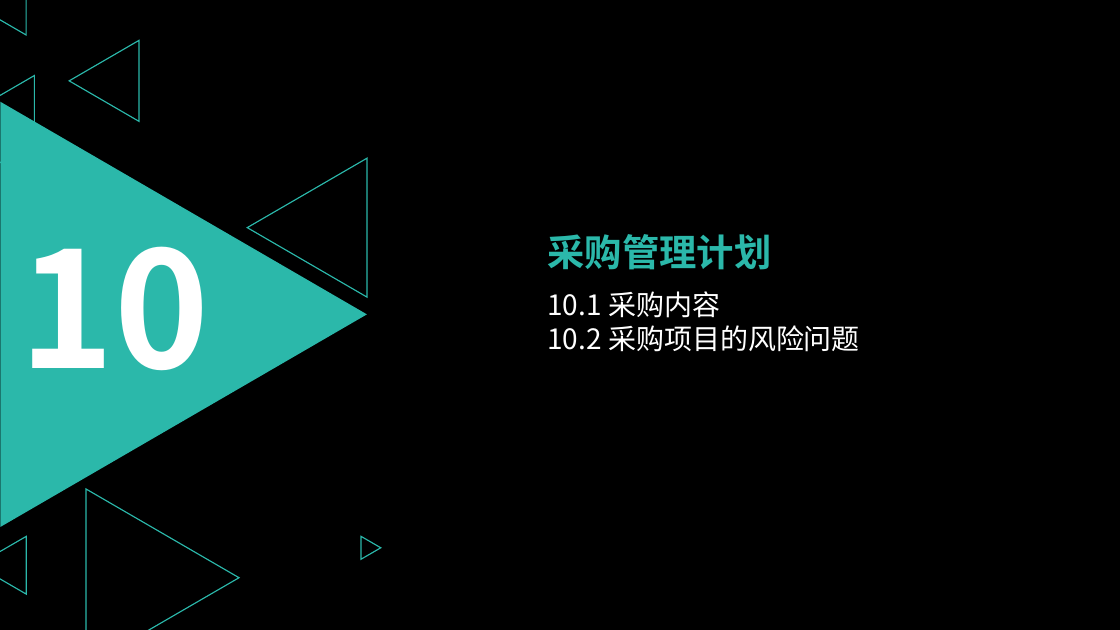
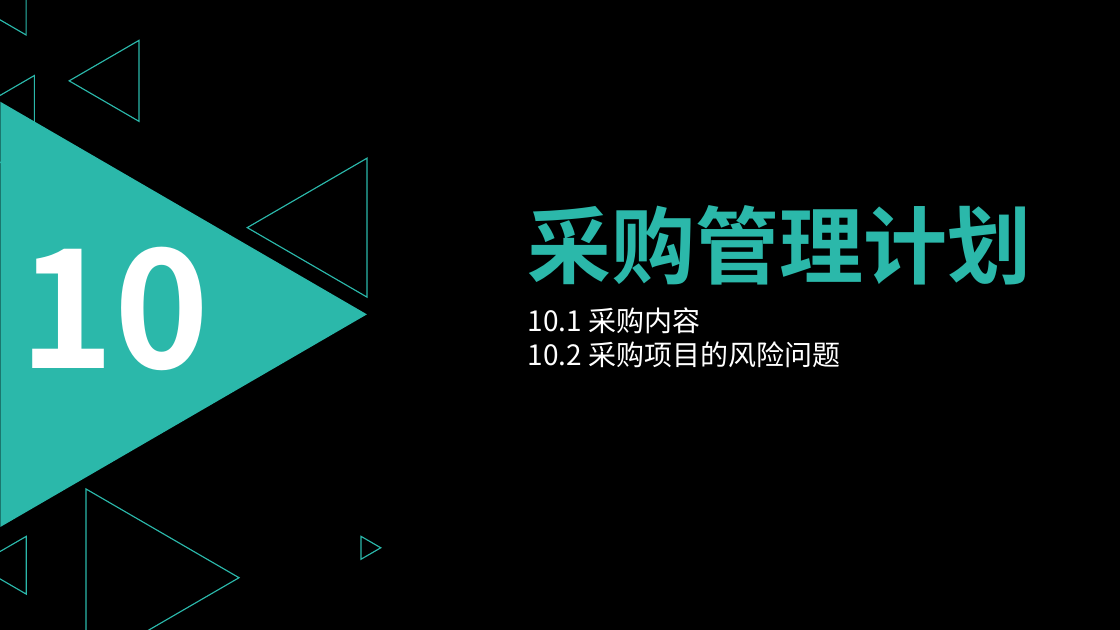
Before and after one commit to PRD2018-G03/PRD2018-G03-SoftwareEngineeringProject, a slide deck: slide 97 of 非受控文档/1_沈启航/PPT/需求项目工程计划评审PPT.pptx (slide 103 before the commit). Drawn at 1120x630 pixels with LibreOffice and Linux fonts; fonts in the diff are those of the drawing. Boxes give left, top, right and bottom in pixels: in the first picture for what was removed or moved away, otherwise in the second. Text is boxed around its words. In the diff, an @@ line names an element or a change of style, - is before the commit and + after.

```diff
--- a/非受控文档/1_沈启航/PPT/需求项目工程计划评审PPT.pptx
+++ b/非受控文档/1_沈启航/PPT/需求项目工程计划评审PPT.pptx
@@ text "采购管理计划": place and size @@
-text "采购管理计划" at (547,234,771,270)
+text "采购管理计划" at (528,205,1032,285)
@@ text "采购管理计划" at (528,205,1032,285): size 32 to 72 pt @@
@@ text "10.1 采购内容": place and size @@
-text "10.1 采购内容" at (547,291,860,352)
+text "10.1 采购内容" at (528,307,841,368)
```
Also in this commit, not shown: 20 other slides changed, 9 slides added, 15 slides removed, 3 other files.
